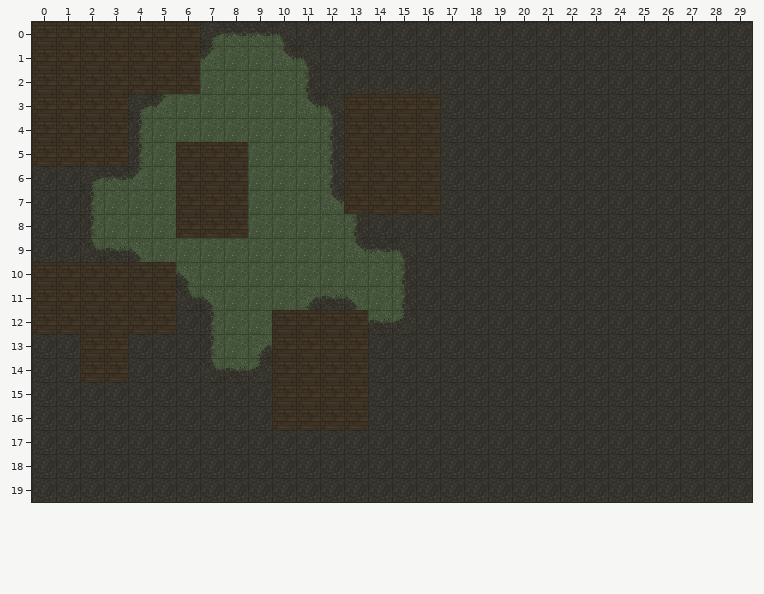
Tiled map -- assets/maps/map0.tmx. Above, as it was before the edit.
Cells are 32x32 px. Shown: x 0..29, y 0..19.
After the commit:
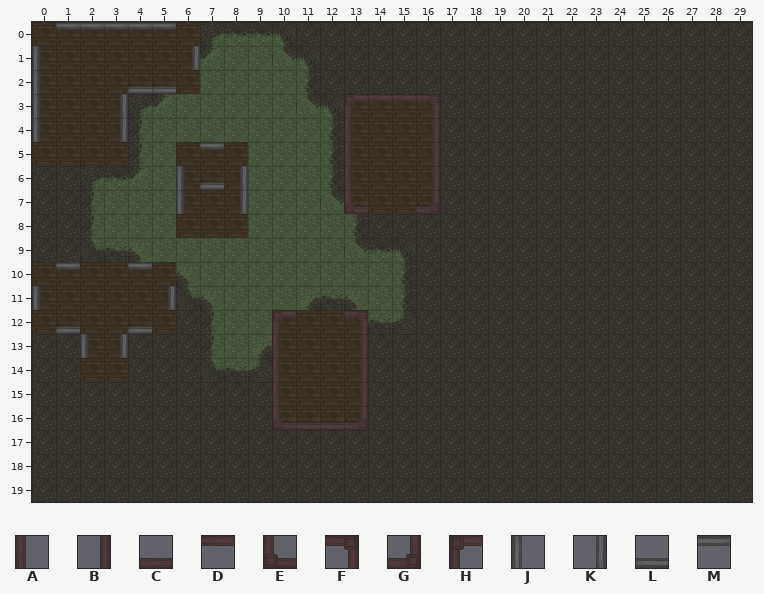
Key: from "wall_tile_sheet": A 0, B 0 turned 180, C 0 turned 270, D 0 turned 90, E 1, F 1 turned 180, G 1 turned 270, H 1 turned 90, J 2, K 2 turned 180, L 2 turned 270, M 2 turned 90.
_ is an empty cell.
Tiles of an added or newly shown layer are drawn over the layers below it.
Change:
Layer "Walls" (now shown):
y 0: x 1..5 _____ -> MMMMM
y 1: x 0 _ -> J; x 6 _ -> K
y 2: x 0 _ -> J; x 4..5 __ -> LL
y 3: x 0 _ -> J; x 3 _ -> K; x 13..16 ____ -> HDDF
y 4: x 0 _ -> J; x 3 _ -> K; x 13 _ -> A; x 16 _ -> B
y 5: x 7 _ -> M; x 13 _ -> A; x 16 _ -> B
y 6: x 6..8 ___ -> JLK; x 13 _ -> A; x 16 _ -> B
y 7: x 6 _ -> J; x 8 _ -> K; x 13 _ -> E; x 16 _ -> G
y 10: x 1 _ -> M; x 4 _ -> M
y 11: x 0 _ -> J; x 5 _ -> K
y 12: x 1 _ -> L; x 4 _ -> L; x 10 _ -> H; x 13 _ -> F
y 13: x 2..3 __ -> JK; x 10 _ -> A; x 13 _ -> B
y 14..15: x 10 _ -> A; x 13 _ -> B
y 16: x 10..13 ____ -> ECCG
Pixel boxes of the changes (left, top, right, bottom) in both pictures:
added: (32, 22, 200, 142)
added: (344, 94, 440, 214)
added: (176, 142, 248, 214)
added: (32, 262, 176, 358)
added: (272, 310, 368, 430)
